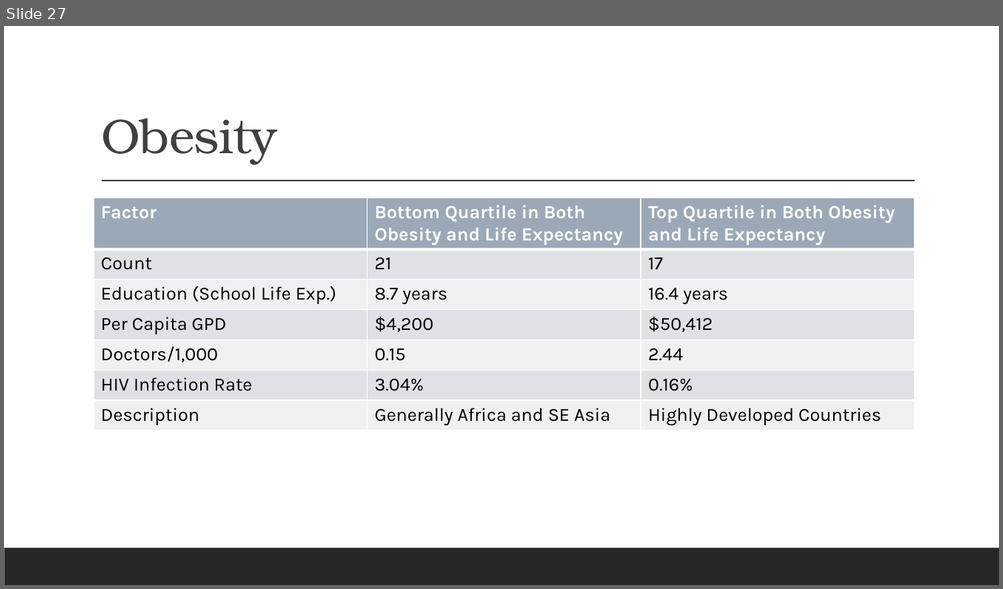
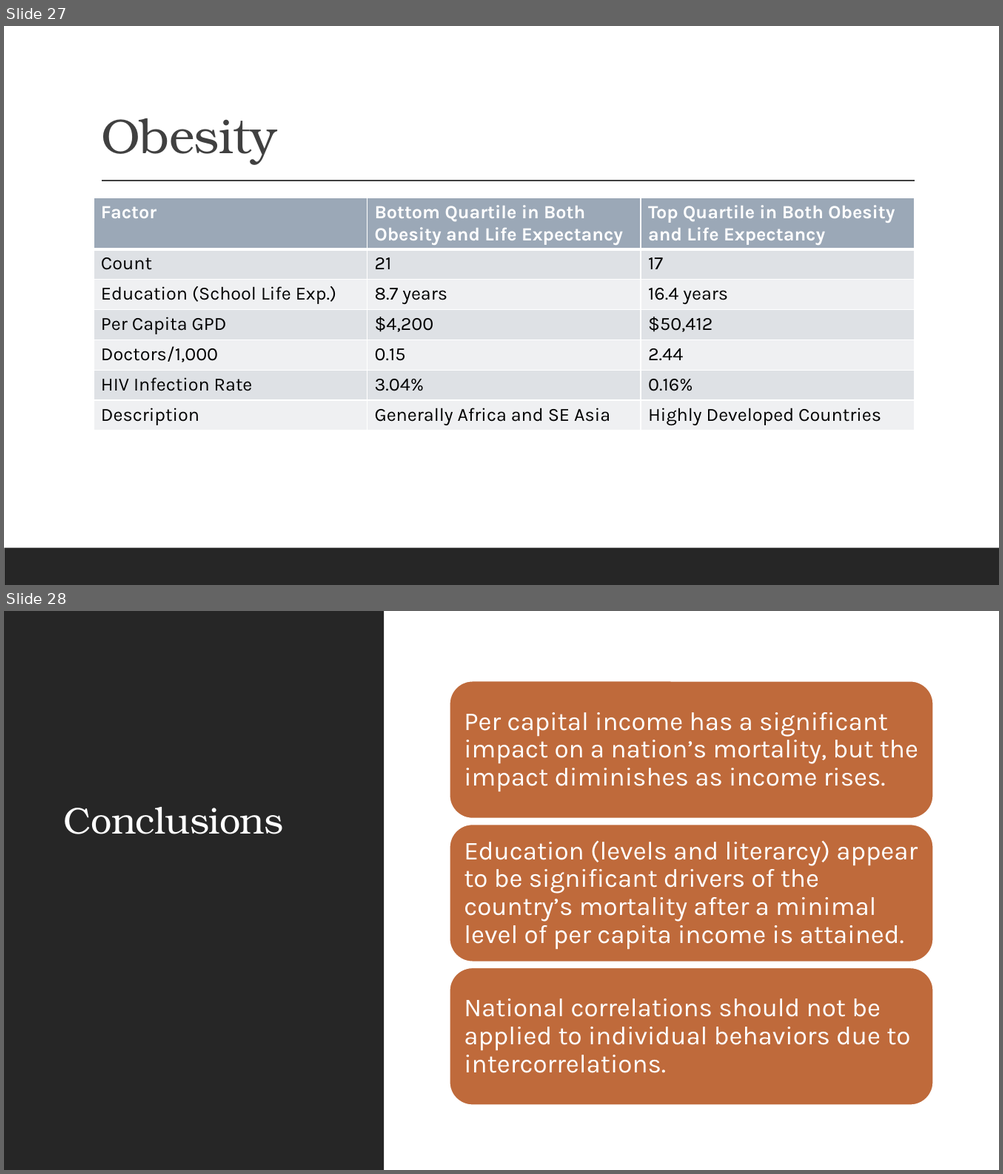
Before and after one commit to mdpickett2/pushnpull, a slide deck: Health and Socio-Economic Factors.pptx. Shown one above the other, each under a label of ours: slide 27 before the commit, slides 27 and 28 after it. The pictures are 1003x589 and 1003x1174 pixels, drawn with LibreOffice and Linux fonts; fonts in the diff are those of the drawing. Boxes give left, top, right and bottom in pixels: in the first picture for what was removed or moved away, otherwise in the second. Text is boxed around its words. In the diff, an @@ line names an element or a change of style, - is before the commit and + after.

```diff
--- a/Health and Socio-Economic Factors.pptx
+++ b/Health and Socio-Economic Factors.pptx
@@ slide 28 added at (4, 611, 999, 1170), background #FFFFFF @@
@@ rectangle added at (4, 611, 384, 1170), fill #262626 @@
@@ title added at (64, 807, 283, 834), 36 pt, text #FFFFFF @@
+Conclusions
@@ group added at (449, 681, 933, 1105): 3 rounded rectangles, 3 texts @@
+Per capital income has a significant impact on a nation’s mortality, but the impact diminishes as income rises.
+Education (levels and literarcy) appear to be significant drivers of the country’s mortality after a minimal level of per capita income is attained.
+National correlations should not be applied to individual behaviors due to intercorrelations.
```
Also in this commit, not shown: 15 slides changed, 10 other slides added, 11 slides removed, 3 other files.
